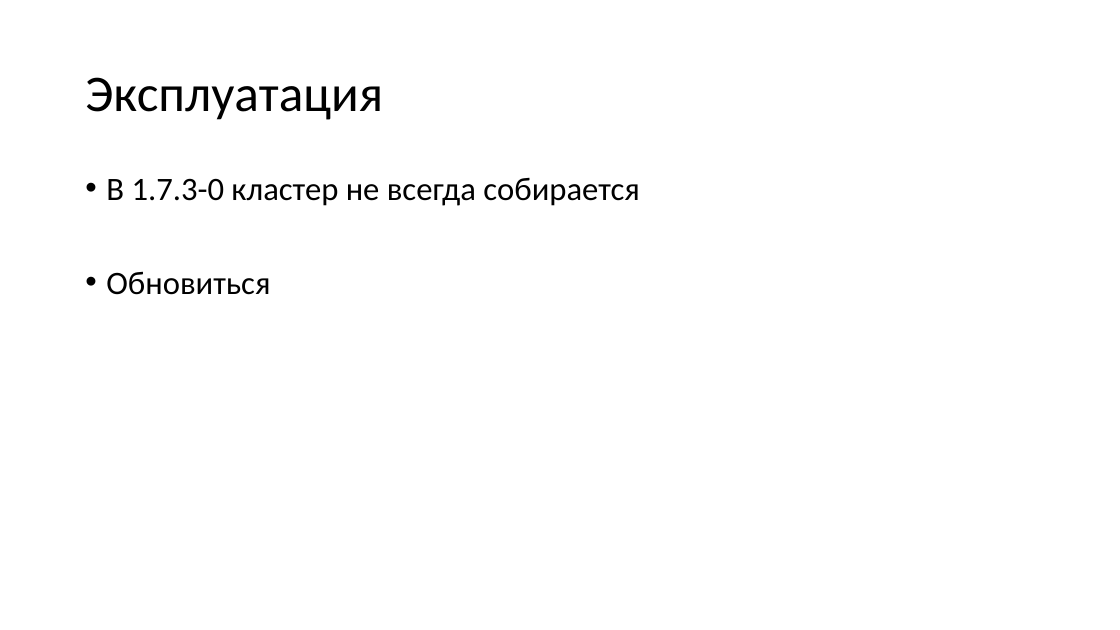
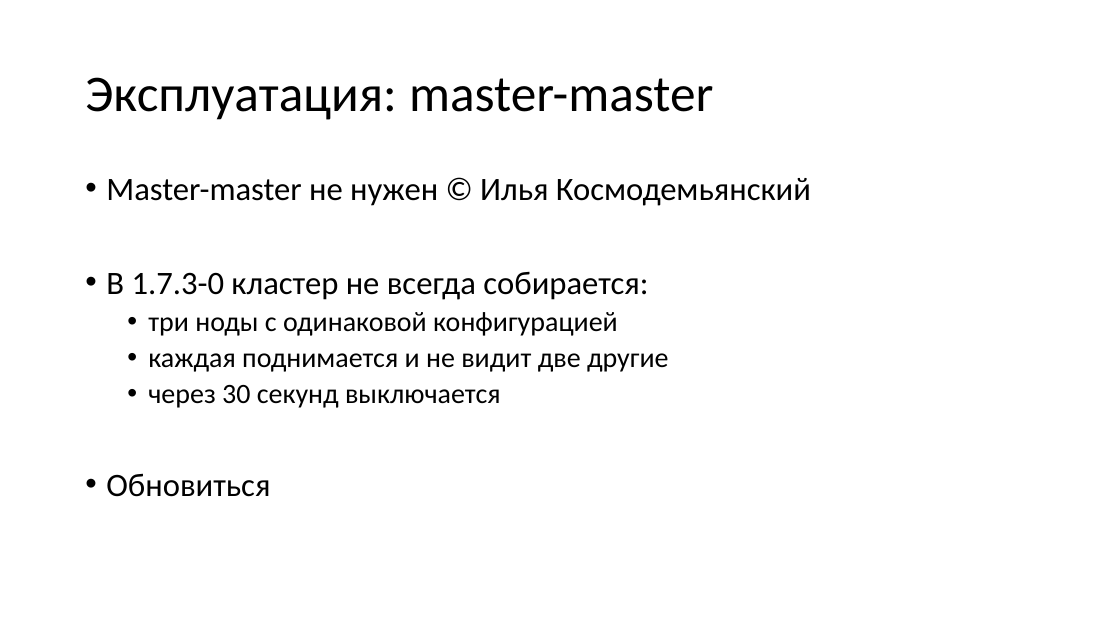
Before and after one commit to aensidhe/presentations, a slide deck: slide 13 of 2017/02/Tarantool for windows applications/Presentation.pptx (slide 8 before the commit). Drawn at 1120x630 pixels with LibreOffice and Linux fonts; fonts in the diff are those of the drawing. Boxes give left, top, right and bottom in pixels: in the first picture for what was removed or moved away, otherwise in the second. Text is boxed around its words. In the diff, an @@ line names an element or a change of style, - is before the commit and + after.

Commit message:
Final slides

```diff
--- a/2017/02/Tarantool for windows applications/Presentation.pptx
+++ b/2017/02/Tarantool for windows applications/Presentation.pptx
@@ title at (85, 77, 713, 120): text changed @@
-Эксплуатация
+Эксплуатация: master-master
@@ text at (106, 178, 811, 408): text changed; size 28 to 24 pt @@
-• В 1.7.3-0 кластер не всегда собирается
+• Master-master не нужен © Илья Космодемьянский
+• В 1.7.3-0 кластер не всегда собирается:
+  • три ноды с одинаковой конфигурацией
+  • каждая поднимается и не видит две другие
+  • через 30 секунд выключается
```
Also in this commit, not shown: 8 other slides changed, 8 slides added, 3 slides removed, 1 other file.
